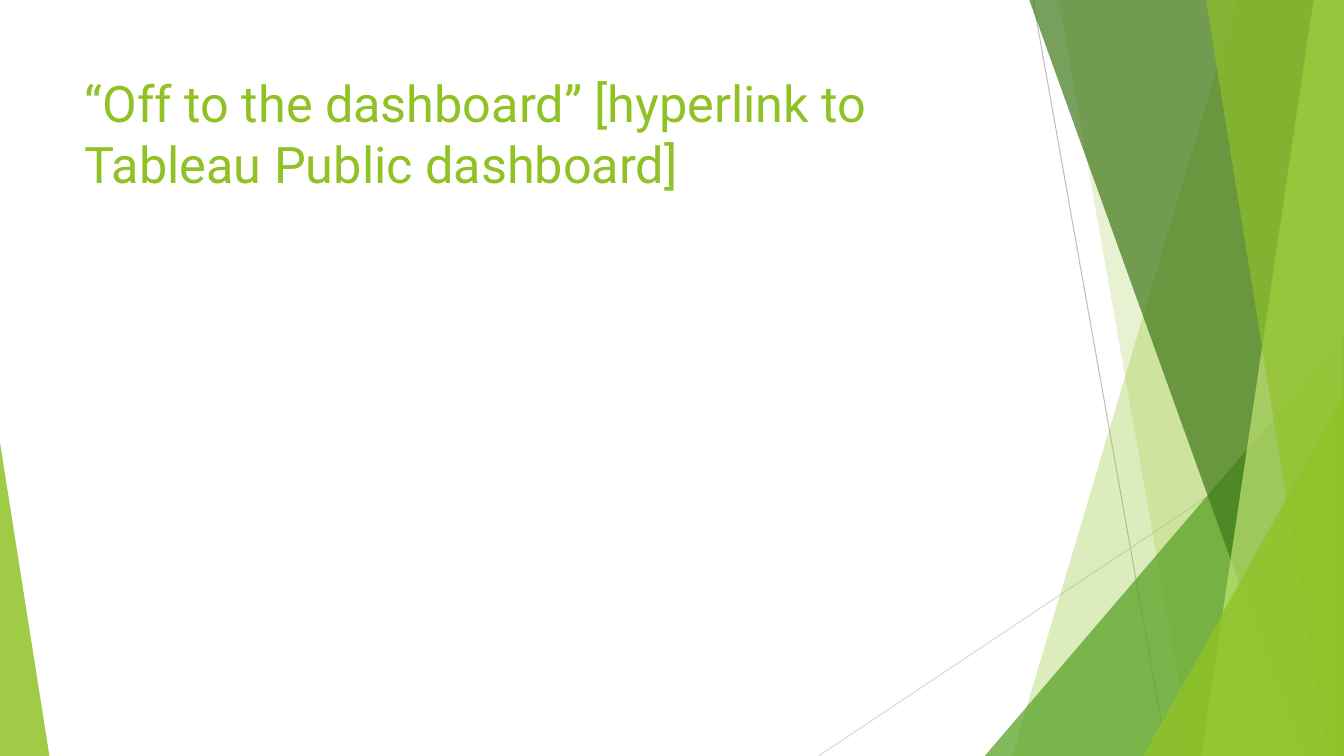
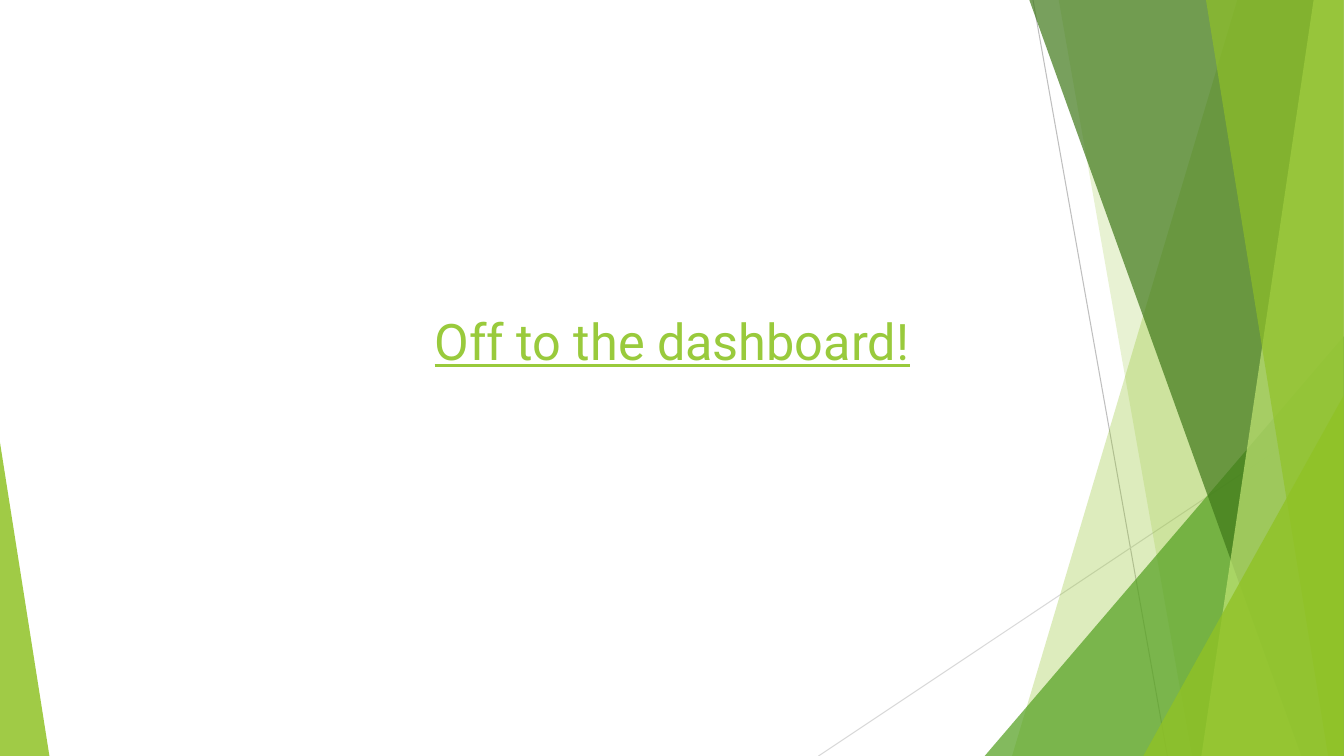
Before and after one commit to latestnight/capstone, a slide deck: slide 17 of food_desert_pp.pptx (slide 18 before the commit). Drawn at 1344x756 pixels with LibreOffice and Linux fonts; fonts in the diff are those of the drawing. Boxes give left, top, right and bottom in pixels: in the first picture for what was removed or moved away, otherwise in the second. Text is boxed around its words. In the diff, an @@ line names an element or a change of style, - is before the commit and + after.

```diff
--- a/food_desert_pp.pptx
+++ b/food_desert_pp.pptx
@@ title at (x1=435, y1=321, x2=909, y2=367): text changed; text colour #90C226 to #99CA3C @@
-“Off to the dashboard” [hyperlink to Tableau Public dashboard]
+Off to the dashboard!
```
Also in this commit, not shown: 6 other slides changed, 6 slides added, 7 slides removed, 13 other files.
